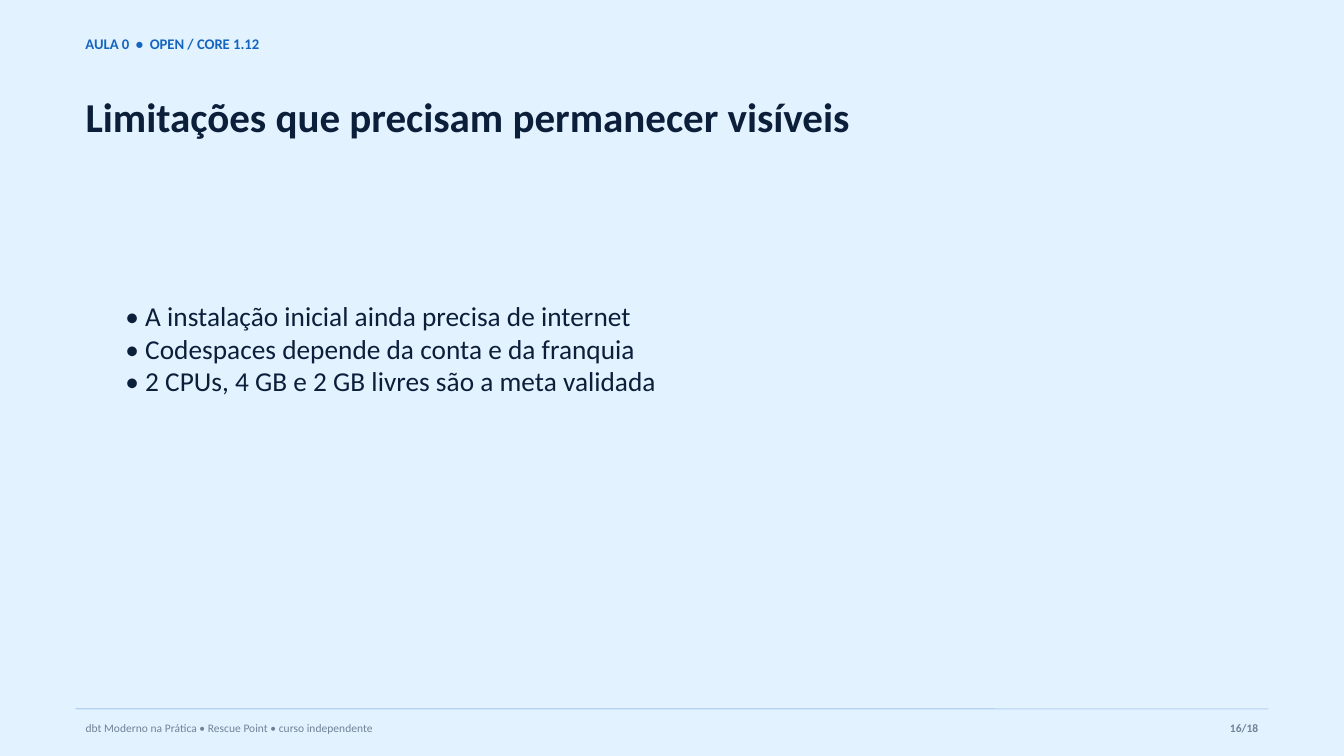
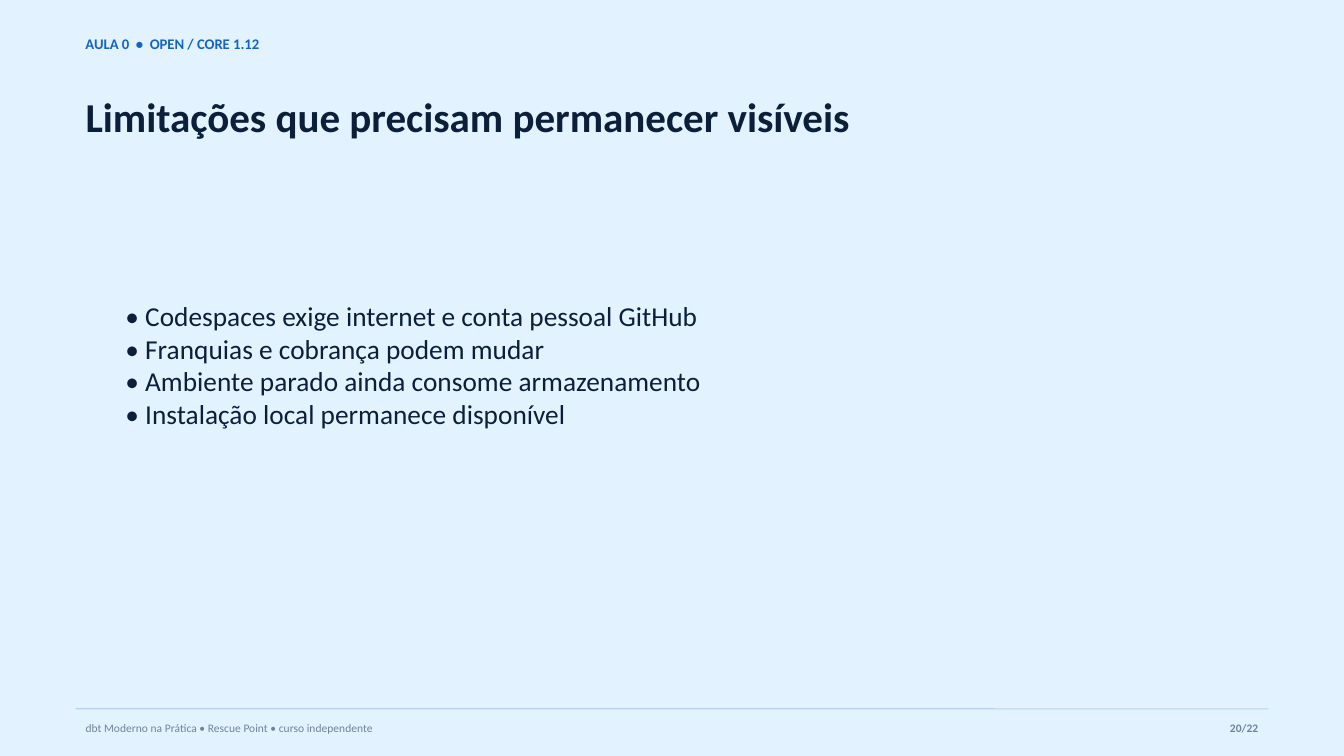
Before and after one commit to AnselmoBorges/dbt-moderno-na-pratica, a slide deck: slide 20 of assets/decks/aula-00-ambiente.pptx (slide 16 before the commit). Drawn at 1344x756 pixels with LibreOffice and Linux fonts; fonts in the diff are those of the drawing. Boxes give left, top, right and bottom in pixels: in the first picture for what was removed or moved away, otherwise in the second. Text is boxed around its words. In the diff, an @@ line names an element or a change of style, - is before the commit and + after.

Commit message:
feat: recomenda Codespaces na aula zero

```diff
--- a/assets/decks/aula-00-ambiente.pptx
+++ b/assets/decks/aula-00-ambiente.pptx
@@ text at <box>145,307,701,429</box>: text changed @@
-• A instalação inicial ainda precisa de internet
-• Codespaces depende da conta e da franquia
-• 2 CPUs, 4 GB e 2 GB livres são a meta validada
+• Codespaces exige internet e conta pessoal GitHub
+• Franquias e cobrança podem mudar
+• Ambiente parado ainda consome armazenamento
+• Instalação local permanece disponível
@@ text at <box>1230,724,1258,732</box>: text changed @@
-16/18
+20/22
```
Also in this commit, not shown: 16 other slides changed, 5 slides added, 1 slide removed, 22 other files.
